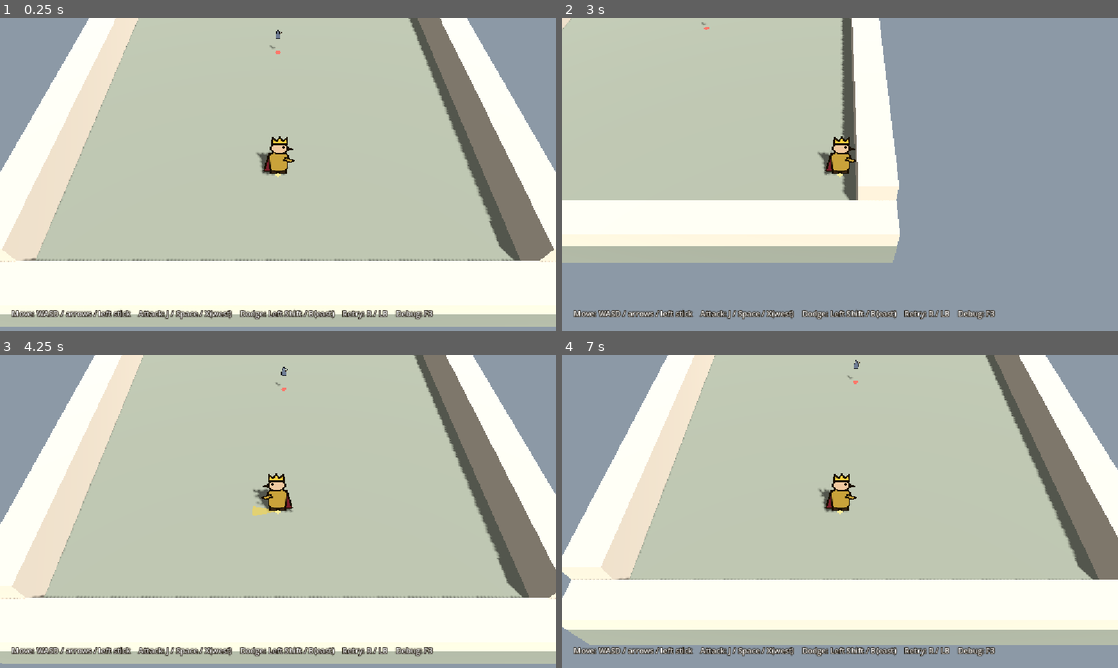
Above: before the commit, frames 1-4 (two rows, left to right).
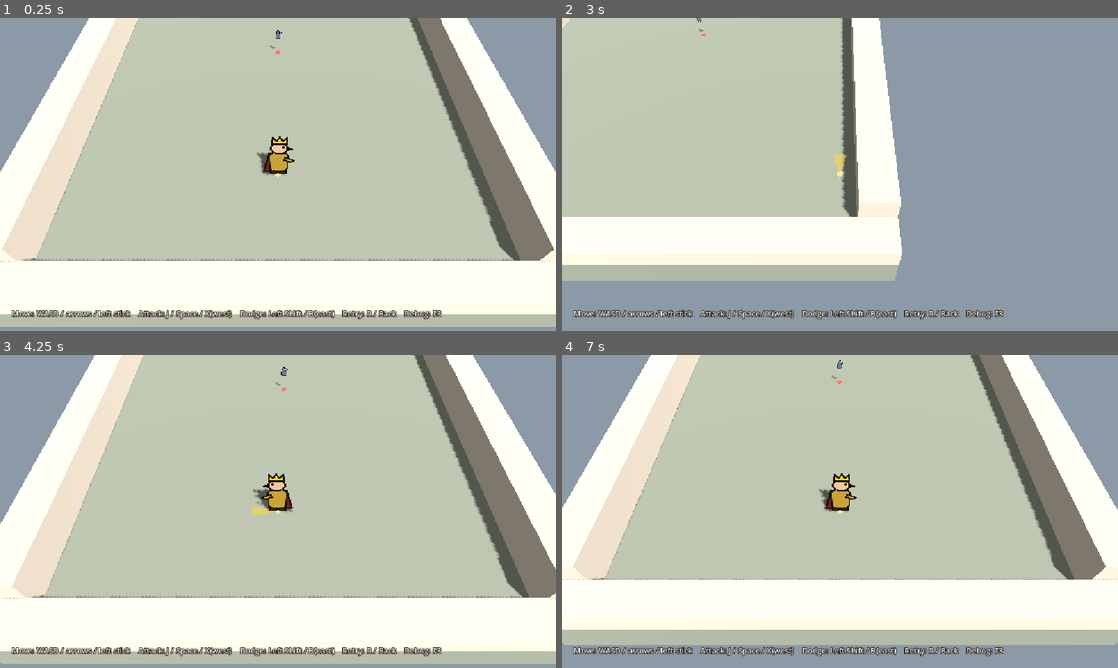
Above: after the commit, the same moments.

Repository: quonkelley/gold-king
Game: Godot game, scene res://game/prototypes/p007_combat_foundation.tscn
The game is run twice, just before and just after one commit, with the same random seed, the same clock (stepped at 60 frames per second) and the same inputs. This scene is started directly instead of the project's main scene.
Inputs (mouse positions are in pixels of both pictures, inside the frame that each line leads up to):
- Up to frame 1 (0.25 s): no input
- Up to frame 2 (3 s): tap Enter (ui_accept) at 0.5, 0.77, 1.07, 1.52, 1.82, 2.75 s; move the mouse to (962, 158) at 0.52 s; hold D (move_right) 0.53-1.28 s; hold E (interact) 0.53-1.28 s; tap J (attack) at 0.6 s; click (962, 158) at 0.67 s; move the mouse to (728, 190) at 1.27 s; hold S (move_down) 1.28-2.03 s; tap E (interact) at 1.35 s; tap Space (ui_select) at 1.55, 2.1 s; move the mouse to (895, 105) at 2.02 s; hold D (move_right) 2.03-2.78 s; tap Shift (dodge, bound only after the commit) at 2.3, 2.85 s; move the mouse to (812, 237) at 2.77 s; hold W (move_up) from 2.78 s (still down); click (812, 237) at 2.92 s
- Up to frame 3 (4.25 s): tap Enter (ui_accept) at 3.02, 3.05, 3.32, 3.6, 3.77, 4.07 s; move the mouse to (444, 558) at 3.52 s; release W (move_up) at 3.53 s; hold A (move_left) from 3.53 s (still down); tap J (attack) at 3.8 s; tap R (restart_test) at 4.15 s
- Up to frame 4 (7 s): move the mouse to (673, 464) at 4.27 s; tap J (attack) at 4.35 s; tap Enter (ui_accept) at 4.52, 4.82, 6.02, 6.32, 6.77, 6.8 s; tap E (interact) at 4.55 s; tap Escape (ui_cancel) at 4.9 s; move the mouse to (867, 511) at 5.02 s; release A (move_left) at 5.03 s; hold S (move_down) 5.03-5.78 s; hold E (interact) 5.03-5.78 s; click (867, 511) at 5.17 s; tap Space (ui_select) at 5.3 s; move the mouse to (756, 433) at 5.77 s; hold D (move_right) 5.78-6.53 s; tap 3 (trial_heavy) at 5.85 s; tap Shift (dodge, bound only after the commit) at 6.05 s; move the mouse to (962, 495) at 6.52 s; hold W (move_up) from 6.53 s (still down); hold 1 (trial_light) from 6.53 s (still down)

The runs differ from the first frame. In frame 1, 0.2% of the frame differs, in the area x 68-80%, y 93-97%; in frame 2, 11%; in frame 3, 0.2%; in frame 4, 16%, in the area x 0-100%, y 0-97%.

Commit message:
feat: add P007 dodge with invulnerability and late-recovery cancel
Adds a dodge input action (Left Shift, gamepad east) to project.godot;
no existing action changes. The King dodges along the current input or
retained facing through one move_and_slide per tick, is invulnerable
from 0.04 to 0.16 s, has a 0.70 s cooldown from dodge start, ignores a
held button, and may cancel only the last 0.10 s of sword recovery.
Adds King health and enemy-hit resolution, with dodge, boundary,
cancellation, and input-isolation regression checks.

Diff:
--- a/game/prototypes/p007/combat_king.gd
+++ b/game/prototypes/p007/combat_king.gd
@@ -1,9 +1,12 @@
 extends "res://game/player/player.gd"
 ## P007 Gold King: P001 movement plus eight-direction movement-based facing and one directional
-## sword swing (windup, active, recovery) whose direction is locked when the swing starts.
-## Movement still comes from player.gd: this script calls super._physics_process() once per
-## physics tick, so P001's velocity, single move_and_slide(), and left/right sprite flip run
-## exactly once. player.gd and player.tscn are not modified.
+## sword swing (windup, active, recovery) whose direction is locked when the swing starts, one
+## directional dodge with a brief invulnerable interval, and health.
+## A dodge may cancel only the last part of sword recovery.
+## Movement: each physics tick takes exactly one path. Walking calls super._physics_process()
+## once (P001's velocity, its single move_and_slide(), and the left/right sprite flip); dodging
+## calls move_and_slide() once itself and skips super. Godot 4 does not run the parent's
+## _physics_process on its own, so movement never happens twice. player.gd/.tscn are unchanged.
 ## The camera never yaws (P001 camera), so world-plane input is also camera-relative.
 ## Every value is a P007 Prototype Assumption, not final combat design.
 
@@ -11,6 +14,8 @@
 const TrainingEnemy := preload("res://game/prototypes/p007/training_enemy.gd")
 
 enum AttackPhase { IDLE, WINDUP, ACTIVE, RECOVERY }
+## Result of an enemy strike reaching the King.
+enum HitResult { HIT, DODGED, IGNORED }
 
 ## Keeps phase boundaries stable against float accumulation of the physics delta.
 const TIME_EPSILON: float = 0.00001
@@ -19,6 +24,14 @@
 signal swing_started
 ## The active window touched the opponent (once per swing at most).
 signal sword_hit(target: Node3D)
+## A dodge started; `canceled_attack` is true when it cut a swing's late recovery short.
+signal dodge_started(canceled_attack: bool)
+## An enemy strike reached the King while invulnerable (one per strike).
+signal dodge_confirmed
+## An enemy strike damaged the King (health already reduced).
+signal damaged
+## Health reached zero.
+signal defeated
 
 ## Facing index 6 is screen-up (world -Z); indices step 45 degrees from +X toward +Z.
 const FACING_UP: int = 6
@@ -39,6 +52,24 @@
 ## Seconds after the active window before another swing may start.
 @export var sword_recovery: float = 0.20
 
+@export_group("Dodge")
+## Ground distance covered by one unobstructed dodge, in meters.
+@export var dodge_distance: float = 1.75
+## Seconds a dodge lasts.
+@export var dodge_duration: float = 0.20
+## Invulnerability starts this many seconds after the dodge starts...
+@export var iframe_start: float = 0.04
+## ...and ends at this many seconds (exclusive).
+@export var iframe_end: float = 0.16
+## Seconds from the START of one dodge until the next may begin.
+@export var dodge_cooldown: float = 0.70
+## A dodge may cancel a swing only when this many seconds (or fewer) of recovery remain.
+@export var dodge_cancel_window: float = 0.10
+
+@export_group("Health")
+## Enemy hits the King can take.
+@export var max_health: int = 3
+
 ## The one opponent the sword can hit. Set in the P007 scene.
 @export var opponent: Node3D
 
@@ -53,6 +84,16 @@
 var attack_elapsed: float = 0.0
 var swings: int = 0
 
+var health: int = 0
+var is_defeated: bool = false
+var dodging: bool = false
+var dodge_dir: Vector3 = Vector3.ZERO
+## Seconds since the current dodge started (counted after each dodge tick's movement).
+var dodge_elapsed: float = 0.0
+var dodge_cooldown_left: float = 0.0
+var dodges: int = 0
+var cancels: int = 0
+
 ## Targets already hit by the current swing (one hit per target per swing).
 var _hit_this_swing: Array[Node3D] = []
 var _facing_cue: MeshInstance3D
@@ -61,6 +102,7 @@
 
 
 func _ready() -> void:
+	health = max_health
 	# Exact ground point that every hit and strike test uses.
 	CombatSector.add_indicator(self, "FootMarker", 0.1, 360.0, Color(1.0, 0.95, 0.6, 0.95), 0.025)
 	_facing_cue = CombatSector.add_indicator(self, "FacingCue", 0.75, 30.0, Color(1.0, 0.85, 0.25, 0.55), 0.02)
@@ -71,20 +113,29 @@
 
 
 func _physics_process(delta: float) -> void:
+	if is_defeated:
+		return
 	# Order per tick: advance timers, read input, start actions, move once, then resolve hits.
+	dodge_cooldown_left = maxf(dodge_cooldown_left - delta, 0.0)
 	var input: Vector2 = Input.get_vector("move_left", "move_right", "move_up", "move_down")
 	_advance_attack(delta)
-	update_facing_from_input(input)
-	if Input.is_action_just_pressed("attack"):
-		try_attack()
-	super._physics_process(delta)
+	if not dodging:
+		update_facing_from_input(input)
+		if Input.is_action_just_pressed("dodge"):
+			try_dodge(input)
+		if not dodging and Input.is_action_just_pressed("attack"):
+			try_attack()
+	if dodging:
+		_dodge_step(delta)
+	else:
+		super._physics_process(delta)
 	if attack_phase == AttackPhase.ACTIVE:
 		_resolve_sword_hits()
 
 
 ## Starts a swing along the current facing. Ignored unless the previous swing has fully ended.
 func try_attack() -> bool:
-	if attack_phase != AttackPhase.IDLE:
+	if attack_phase != AttackPhase.IDLE or dodging or is_defeated:
 		return false
 	attack_dir = facing_dir
 	attack_elapsed = 0.0
@@ -95,6 +146,89 @@
 	_show_arc()
 	swing_started.emit()
 	return true
+
+
+## Starts a dodge along the input (or the facing when input is neutral). Rejected while dodging,
+## on cooldown, defeated, or during windup, active, and early recovery. In late recovery the
+## swing is cancelled first: its arc and hit record are cleared and it cannot hit again.
+func try_dodge(input: Vector2) -> bool:
+	if dodging or is_defeated or dodge_cooldown_left > TIME_EPSILON:
+		return false
+	if attack_phase == AttackPhase.WINDUP or attack_phase == AttackPhase.ACTIVE:
+		return false
+	var canceled: bool = false
+	if attack_phase == AttackPhase.RECOVERY:
+		if recovery_left() > dodge_cancel_window + TIME_EPSILON:
+			return false
+		_end_attack()
+		cancels += 1
+		canceled = true
+	if input.length() >= facing_deadzone:
+		dodge_dir = Vector3(input.x, 0.0, input.y).normalized()
+	else:
+		dodge_dir = facing_dir
+	dodging = true
+	dodge_elapsed = 0.0
+	dodge_cooldown_left = dodge_cooldown
+	dodges += 1
+	dodge_started.emit(canceled)
+	return true
+
+
+func is_invulnerable() -> bool:
+	return dodging and dodge_elapsed + TIME_EPSILON >= iframe_start and dodge_elapsed + TIME_EPSILON < iframe_end
+
+
+## Called by the enemy once per strike, on first contact. Invulnerable: the strike is dodged.
+func take_enemy_hit(amount: int) -> HitResult:
+	if is_defeated:
+		return HitResult.IGNORED
+	if is_invulnerable():
+		dodge_confirmed.emit()
+		return HitResult.DODGED
+	health = maxi(health - amount, 0)
+	damaged.emit()
+	if health == 0:
+		_defeat()
+	else:
+		_flash(Color(1.0, 0.3, 0.25))
+	return HitResult.HIT
+
+
+func _dodge_step(delta: float) -> void:
+	velocity = dodge_dir * (dodge_distance / dodge_duration)
+	move_and_slide()
+	dodge_elapsed += delta
+	if dodge_elapsed + TIME_EPSILON >= dodge_duration:
+		dodging = false
+		# Hand back to walking from rest so the dodge covers its set distance, not more.
+		velocity = Vector3.ZERO
+		_visual.modulate = Color.WHITE
+	elif is_invulnerable():
+		_visual.modulate = Color(0.75, 0.9, 1.0, 0.45)
+	else:
+		_visual.modulate = Color(0.75, 0.9, 1.0, 0.8)
+
+
+func _end_attack() -> void:
+	attack_phase = AttackPhase.IDLE
+	_hit_this_swing.clear()
+	_show_arc()
+
+
+func _defeat() -> void:
+	is_defeated = true
+	dodging = false
+	velocity = Vector3.ZERO
+	_end_attack()
+	_visual.modulate = Color(0.4, 0.4, 0.42, 0.85)
+	defeated.emit()
+
+
+func _flash(color: Color) -> void:
+	_visual.modulate = color
+	var tween: Tween = create_tween()
+	tween.tween_property(_visual, "modulate", Color.WHITE, 0.2)
 
 
 func attack_total() -> float:
--- a/game/prototypes/p007_combat_foundation.tscn
+++ b/game/prototypes/p007_combat_foundation.tscn
@@ -90,7 +90,7 @@
 theme_override_colors/font_outline_color = Color(0.1, 0.07, 0.03, 1)
 theme_override_constants/outline_size = 6
 theme_override_font_sizes/font_size = 16
-text = "Move: WASD / arrows / left stick    Attack: J / Space / X(west)    Dodge: Left Shift / B(east)    Retry: R / LB    Debug: F3"
+text = "Move: WASD / arrows / left stick    Attack: J / Space / X(west)    Dodge: Left Shift / B(east)    Retry: R / Back    Debug: F3"
 
 [node name="DebugLabel" type="Label" parent="HUD"]
 visible = false
--- a/project.godot
+++ b/project.godot
@@ -94,6 +94,12 @@
 , Object(InputEventJoypadButton,"resource_local_to_scene":false,"resource_name":"","device":-1,"button_index":0,"pressure":0.0,"pressed":false,"script":null)
 ]
 }
+dodge={
+"deadzone": 0.2,
+"events": [Object(InputEventKey,"resource_local_to_scene":false,"resource_name":"","device":-1,"window_id":0,"alt_pressed":false,"shift_pressed":false,"ctrl_pressed":false,"meta_pressed":false,"pressed":false,"keycode":0,"physical_keycode":4194325,"key_label":0,"unicode":0,"location":1,"echo":false,"script":null)
+, Object(InputEventJoypadButton,"resource_local_to_scene":false,"resource_name":"","device":-1,"button_index":1,"pressure":0.0,"pressed":false,"script":null)
+]
+}
 
 [physics]
 
--- a/tests/p007_regression.gd
+++ b/tests/p007_regression.gd
@@ -130,6 +130,10 @@
 	await test_facing()
 	test_sector_geometry()
 	await test_sword()
+	await test_dodge()
+	await test_iframes()
+	await test_cancel()
+	await test_input_isolation()
 	print("\n%d passed, %d failed" % [passes, fails])
 	quit(0 if fails == 0 else 1)
 
@@ -378,3 +382,204 @@
 	var active_alpha: float = (arc.material_override as StandardMaterial3D).albedo_color.a
 	await wait_until(func() -> bool: return k.attack_phase == 3, 20)
 	check(active_alpha > 0.5 and not arc.visible, "arc bright while active, hidden in recovery")
+
+
+func test_dodge() -> void:
+	print("-- dodge movement, direction, hold, cooldown, collision")
+	await load_fresh()
+	var k: Variant = king()
+	await place(Vector3(0, 0, 3), Vector3(-5, 0, -5))
+	await face(0)
+	var start: Vector3 = k.global_position
+	await tap("dodge")
+	check(k.dodging and k.dodge_dir.is_equal_approx(Vector3(1, 0, 0)), "neutral input dodges along the retained facing")
+	await wait_until(func() -> bool: return not k.dodging, 30)
+	var moved: float = flat(k.global_position - start).length()
+	check(absf(moved - k.dodge_distance) < 0.08, "one dodge covers ~1.75 m once, not double (%.2f m)" % moved)
+	await wait(5)
+	check(flat(k.global_position - start).length() - moved < 0.01, "no slide after the dodge ends")
+	# Analog input direction is used as-is (normalized), not snapped.
+	await load_fresh()
+	k = king()
+	await place(Vector3(0, 0, 3), Vector3(-5, 0, -5))
+	Input.action_press("move_right", 0.9)
+	Input.action_press("move_down", 0.4)
+	await tap("dodge")
+	hold_input(Vector2.ZERO)
+	check(k.dodge_dir.is_equal_approx(Vector3(0.9, 0, 0.4).normalized()), "dodge follows the current input direction")
+	check(k.facing_index == 1, "facing snaps the same input (24 deg) to down-right (index %d)" % k.facing_index)
+	# Holding dodge never repeats it.
+	await load_fresh()
+	k = king()
+	Input.action_press("dodge")
+	await wait(120)
+	Input.action_release("dodge")
+	check(k.dodges == 1, "holding dodge for 2 s gives exactly one dodge")
+	# Cooldown runs from dodge start: 0.70 s.
+	await load_fresh()
+	k = king()
+	await place(Vector3(0, 0, 3), Vector3(-5, 0, -5))
+	check(k.try_dodge(Vector2.ZERO), "first dodge accepted")
+	await wait(30)
+	check(not k.try_dodge(Vector2.ZERO), "dodge at 0.50 s after start rejected (cooldown)")
+	await wait(11)
+	check(not k.try_dodge(Vector2.ZERO), "dodge at 0.683 s after start rejected")
+	await wait(1)
+	check(k.try_dodge(Vector2.ZERO), "dodge at 0.70 s after start accepted")
+	# Walls stop a dodge.
+	await load_fresh()
+	k = king()
+	await place(Vector3(5.0, 0, 0), Vector3(-5, 0, -5))
+	await face(0)
+	await tap("dodge")
+	await wait(20)
+	check(k.global_position.x < 5.6, "dodge into the east wall stops at the wall (x = %.2f)" % k.global_position.x)
+	# A living enemy's body stops a dodge (solid collision).
+	await load_fresh()
+	k = king()
+	await place(Vector3(0, 0, 2), Vector3(0, 0, 0.5))
+	await face(6)
+	await tap("dodge")
+	await wait(20)
+	check(k.global_position.z > 0.5 + 0.85, "dodge into the enemy stops at its body (z = %.2f)" % k.global_position.z)
+	# No attack during a dodge; attack right after it ends.
+	await load_fresh()
+	k = king()
+	await place(Vector3(0, 0, 3), Vector3(-5, 0, -5))
+	k.try_dodge(Vector2.ZERO)
+	await wait(2)
+	check(not k.try_attack() and k.swings == 0, "attack is ignored during a dodge")
+	await wait_until(func() -> bool: return not k.dodging, 20)
+	check(k.try_attack(), "attack is available as soon as the dodge ends")
+
+
+## King-side result of an enemy hit arriving `ticks` physics ticks after a dodge starts.
+func iframe_result(ticks: int) -> int:
+	await load_fresh()
+	var k: Variant = king()
+	await place(Vector3(0, 0, 3), Vector3(-5, 0, -5))
+	k.try_dodge(Vector2.ZERO)
+	await wait(ticks)
+	return k.take_enemy_hit(1)
+
+
+func test_iframes() -> void:
+	print("-- invulnerability boundaries (0.04-0.16 s)")
+	var hit: int = 0
+	var dodged: int = 1
+	check(await iframe_result(1) == hit, "0.017 s into dodge: hit")
+	check(await iframe_result(2) == hit, "0.033 s into dodge: hit (before window)")
+	check(await iframe_result(3) == dodged, "0.050 s into dodge: dodged")
+	check(await iframe_result(6) == dodged, "0.100 s into dodge: dodged")
+	check(await iframe_result(9) == dodged, "0.150 s into dodge: dodged")
+	check(await iframe_result(10) == hit, "0.167 s into dodge: hit (after window)")
+	check(await iframe_result(11) == hit, "0.183 s into dodge (still dodging): hit")
+	var k: Variant = king()
+	check(k.health == 2, "a hit removes 1 health")
+	await wait(20)
+	check(not k.is_invulnerable(), "no stale invulnerability after the dodge")
+	# Player defeat.
+	await load_fresh()
+	k = king()
+	k.take_enemy_hit(1)
+	k.take_enemy_hit(1)
+	check(not k.is_defeated, "2 hits: still standing")
+	k.take_enemy_hit(1)
+	check(k.is_defeated and k.health == 0, "3 hits: King defeated")
+	check(k.take_enemy_hit(1) == 2 and k.health == 0, "hits after defeat are ignored")
+	check(not k.try_attack() and not k.try_dodge(Vector2.ZERO), "defeated King cannot attack or dodge")
+
+
+## Whether a dodge is accepted `ticks` ticks after a swing starts, and the King afterwards.
+func cancel_at(ticks: int) -> bool:
+	await load_fresh()
+	var k: Variant = king()
+	await place(Vector3(0, 0, 3), Vector3(-5, 0, -5))
+	k.try_attack()
+	await wait(ticks)
+	return k.try_dodge(Vector2(1, 0))
+
+
+func test_cancel() -> void:
+	print("-- late-recovery dodge cancellation")
+	check(not await cancel_at(2), "rejected in windup (0.033 s)")
+	check(not await cancel_at(6), "rejected in active (0.100 s)")
+	check(not await cancel_at(11), "rejected in active (0.183 s)")
+	check(not await cancel_at(13), "rejected in early recovery (0.217 s, 0.183 s left)")
+	check(not await cancel_at(17), "rejected in early recovery (0.283 s, 0.117 s left)")
+	check(await cancel_at(18), "accepted in late recovery (0.300 s, 0.100 s left)")
+	var k: Variant = king()
+	var arc: MeshInstance3D = k.get_node("SwordArc")
+	check(k.attack_phase == 0 and not arc.visible and k.cancels == 1 and k.dodging, "cancel ends the swing cleanly and starts the dodge")
+	check(await cancel_at(22), "accepted in late recovery (0.367 s)")
+	check(await cancel_at(30), "accepted when idle after the swing")
+	# A cancelled swing cannot hit: enemy placed in its arc after cancel takes nothing.
+	await load_fresh()
+	k = king()
+	var e: Variant = enemy()
+	await place(Vector3(0, 0, 3), Vector3(-5, 0, -5))
+	await face(6)
+	k.try_attack()
+	await wait(18)
+	check(k.try_dodge(Vector2(1, 0)), "late-recovery cancel accepted")
+	e.global_position = k.global_position + Vector3(0, 0, -1.0)
+	await wait(30)
+	check(e.health == 3, "cancelled swing never hits again (no prolonged hitbox)")
+	# Real input path: Left Shift during late recovery cancels.
+	await load_fresh()
+	k = king()
+	await place(Vector3(0, 0, 3), Vector3(-5, 0, -5))
+	await tap("attack")
+	await wait(16)
+	var shift: InputEventKey = InputEventKey.new()
+	shift.physical_keycode = KEY_SHIFT
+	shift.keycode = KEY_SHIFT
+	shift.location = KEY_LOCATION_LEFT
+	shift.pressed = true
+	Input.parse_input_event(shift)
+	await wait(2)
+	var release: InputEventKey = shift.duplicate()
+	release.pressed = false
+	Input.parse_input_event(release)
+	check(k.dodging and k.cancels == 1, "Left Shift in late recovery cancels into a dodge")
+
+
+func events_of(action: String) -> Array[String]:
+	var out: Array[String] = []
+	for ev: InputEvent in InputMap.action_get_events(action):
+		if ev is InputEventKey:
+			out.append("key:%d" % (ev as InputEventKey).physical_keycode)
+		elif ev is InputEventJoypadButton:
+			out.append("joy:%d" % (ev as InputEventJoypadButton).button_index)
+		elif ev is InputEventJoypadMotion:
+			out.append("axis:%d:%d" % [(ev as InputEventJoypadMotion).axis, signi(int((ev as InputEventJoypadMotion).axis_value))])
+	return out
+
+
+func test_input_isolation() -> void:
+	print("-- input isolation")
+	check(events_of("dodge") == ["key:%d" % KEY_SHIFT, "joy:%d" % JOY_BUTTON_B], "dodge = Left Shift + gamepad east (B)")
+	var left_shift: InputEventKey = InputMap.action_get_events("dodge")[0]
+	check(left_shift.location == KEY_LOCATION_LEFT, "dodge key is Left Shift specifically")
+	check(events_of("attack") == ["key:%d" % KEY_J, "key:%d" % KEY_SPACE, "joy:%d" % JOY_BUTTON_X], "attack bindings unchanged (J, Space, west)")
+	check(events_of("strike") == events_of("attack"), "strike bindings unchanged (same as attack)")
+	check(events_of("interact") == ["key:%d" % KEY_E, "joy:%d" % JOY_BUTTON_A], "interact bindings unchanged")
+	check(events_of("restart_test") == ["key:%d" % KEY_R, "joy:%d" % JOY_BUTTON_BACK], "restart_test bindings unchanged")
+	check(events_of("move_left") == ["key:%d" % KEY_A, "key:%d" % KEY_LEFT, "axis:0:-1"], "move_left bindings unchanged")
+	var overlaps: bool = false
+	for ev: InputEvent in InputMap.action_get_events("dodge"):
+		for ui: String in ["ui_accept", "ui_cancel", "ui_select"]:
+			if InputMap.action_has_event(ui, ev):
+				overlaps = true
+	check(not overlaps, "dodge shares no event with ui_accept / ui_cancel / ui_select")
+	# No P001-P006 code or test reads the new action.
+	var files: Array[String] = []
+	for dir_path: String in ["res://game/player", "res://game/prototypes", "res://game/prototypes/p002", "res://game/prototypes/p003", "res://game/prototypes/p004", "res://game/prototypes/p006", "res://tests"]:
+		for f: String in DirAccess.get_files_at(dir_path):
+			if f.ends_with(".gd") and not f.begins_with("p007"):
+				files.append(dir_path + "/" + f)
+	var readers: Array[String] = []
+	for f: String in files:
+		if FileAccess.get_file_as_string(f).contains("\"dodge\""):
+			readers.append(f)
+	check(files.size() >= 20 and readers.is_empty(), "no historical script reads the dodge action (%d files scanned)" % files.size())
